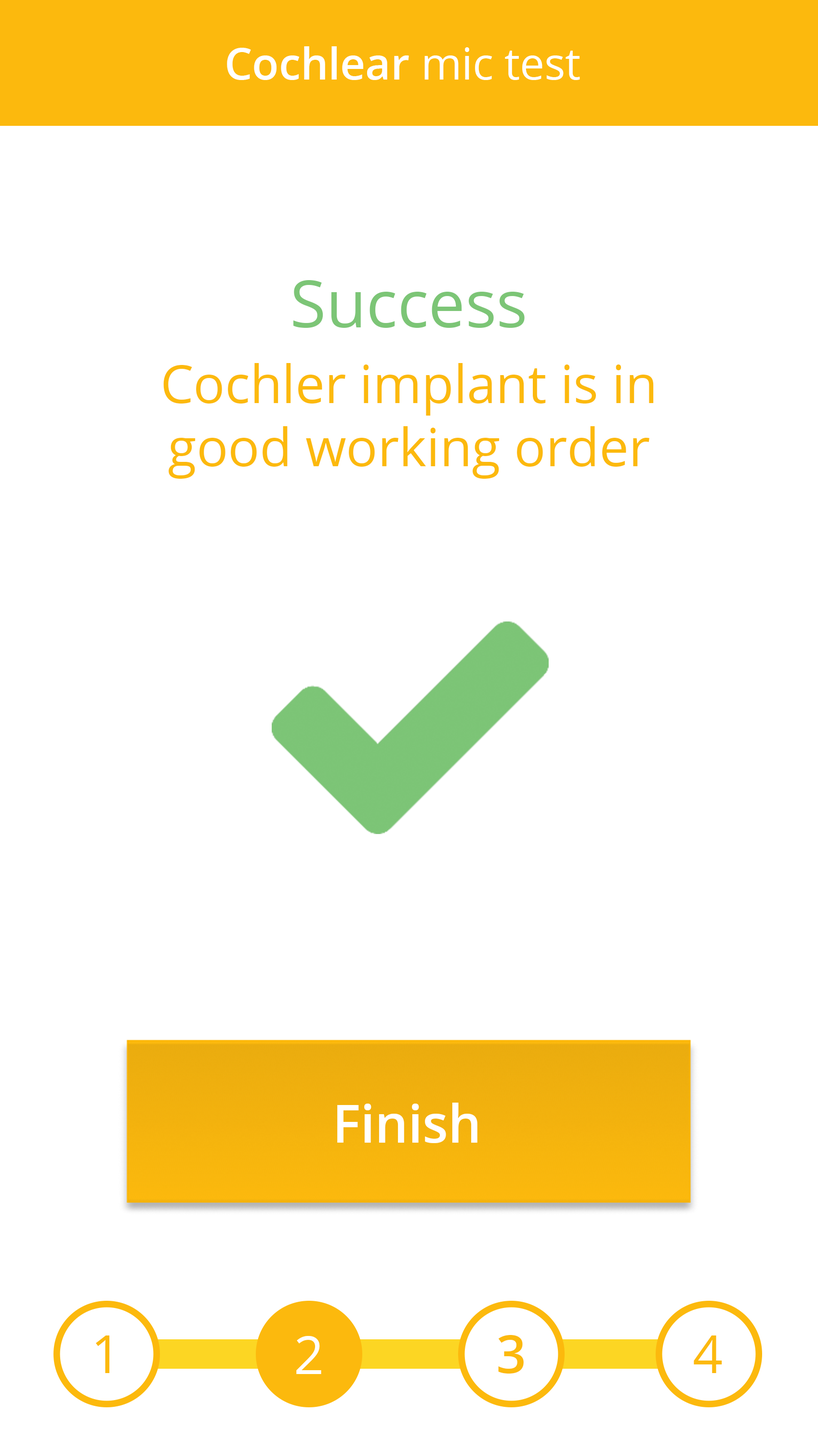
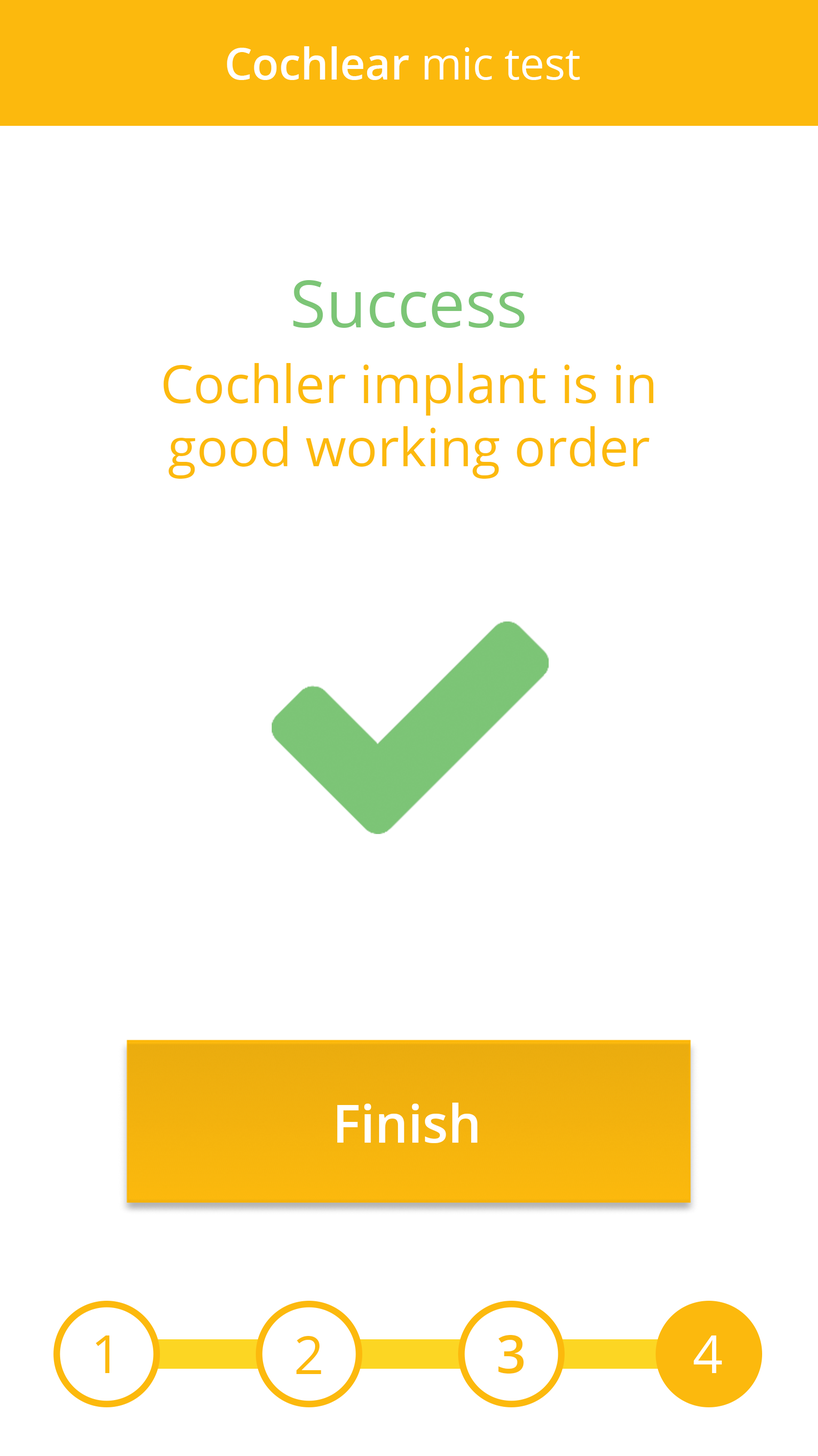
Before/after of a 818x1456 layered artwork. What changed in the layer stack:
painted on "4" over [694, 1335, 723, 1373]
painted on "2" over [296, 1335, 322, 1374]
painted on "Ellipse 1 copy 2" over [662, 1306, 757, 1401]
painted on "Ellipse 1 copy" over [262, 1306, 357, 1401]
